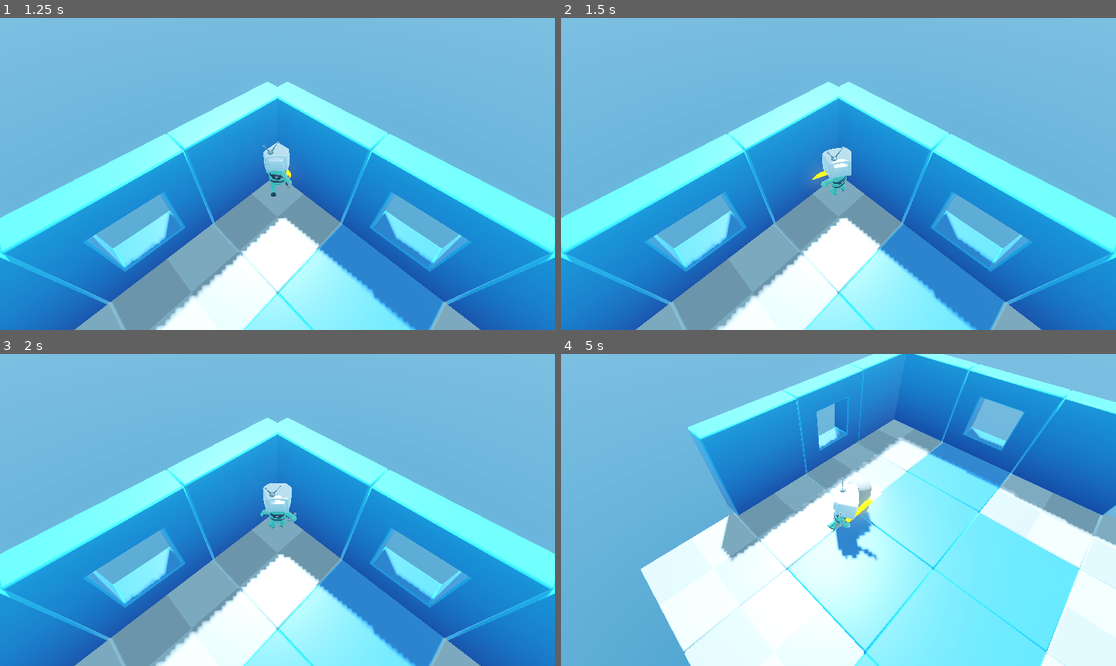
Above: before the commit, frames 1-4 (two rows, left to right).
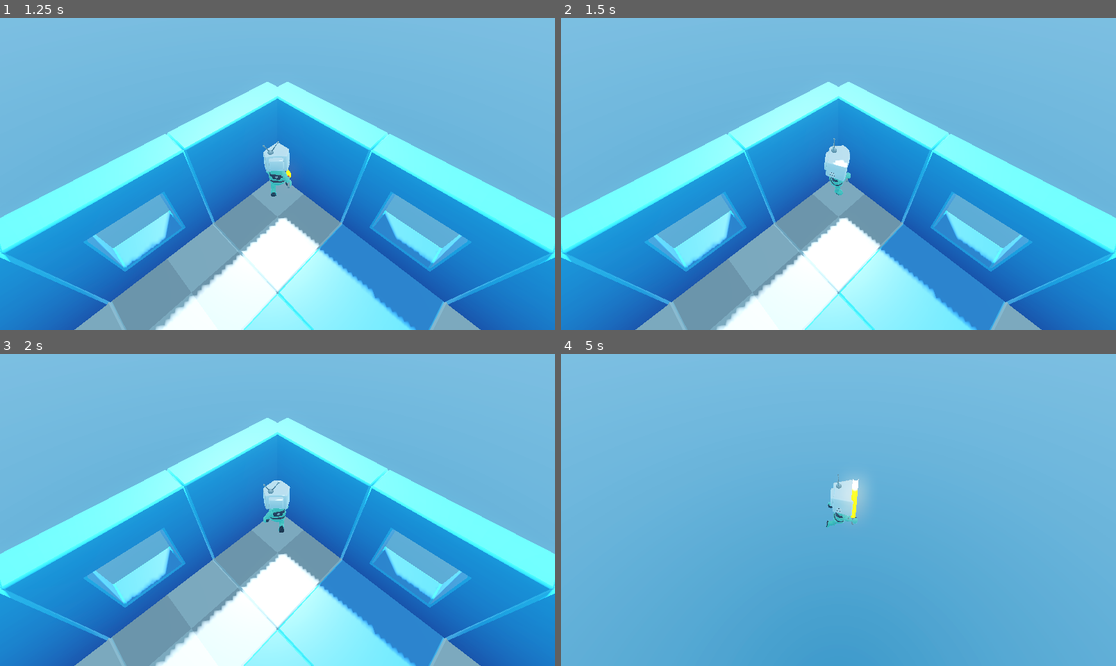
Above: after the commit, the same moments.

Repository: markj-66/godot-roguelite-project
Game: Godot game, scene res://Levels/LevelTemplate.tscn
Same seed, same stepped clock (60 frames per second), same inputs: the game is played once before the commit and once after it.
Inputs (mouse positions are in pixels of both pictures, inside the frame that each line leads up to):
- Up to frame 1 (1.25 s): move the mouse to (249, 236) at 0.52 s; hold W (move_forward) from 0.53 s (still down); hold Space (dash) from 0.53 s (still down)
- Up to frame 2 (1.5 s): keep holding W (move_forward); move the mouse to (1005, 220) at 1.27 s; release Space (dash) at 1.28 s; click (1005, 220) at 1.35 s
- Up to frame 3 (2 s): keep holding W (move_forward); tap Space (dash) at 1.55 s
- Up to frame 4 (5 s): move the mouse to (672, 463) at 2.02 s; release W (move_forward) at 2.03 s; hold Space (dash) 2.03-2.78 s; hold A (move_left) 2.03-3.53 s; move the mouse to (866, 510) at 2.77 s; tap Space (dash) at 2.85, 3.8, 4.35 s; move the mouse to (755, 432) at 3.52 s; press the mouse at (755, 432) at 3.53 s; hold S (move_back) 3.53-4.28 s; move the mouse to (960, 494) at 4.27 s; release the mouse at (960, 494) at 4.28 s; hold D (move_right) from 4.28 s (still down)

Frame 1 is identical in both runs. In frame 2, 0.5% of the frame differs, in the area x 45-53%, y 38-57%; in frame 3, 0.4%; in frame 4, 70%, in the area x 14-100%, y 0-100%.

Commit message:
progress, attack stuff finished

Diff:
--- a/Components/HealthComponent.gd
+++ b/Components/HealthComponent.gd
@@ -14,6 +14,7 @@
 
 func take_damage(damage_in: float) -> void:
 	current_health -= damage_in
+	print(current_health)
 	health_changed.emit(current_health)
 	if hit_audio:
 		hit_audio.play()
--- a/Player/player.gd
+++ b/Player/player.gd
@@ -11,6 +11,7 @@
 
 func get_movement_direction() -> Vector3:
 	var input = Vector3.ZERO
+
 	var input_vector = Input.get_vector("move_left", "move_right", "move_forward", "move_back")
 	input = Vector3(input_vector.x, 0, input_vector.y)
 
@@ -33,3 +34,15 @@
 	target = target.looking_at(player_root.global_position + direction,  Vector3.UP, true)
 	player_root.global_transform = player_root.global_transform.interpolate_with(target,
 	1.0 - exp(-decay + delta))
+
+func get_player_position_2d() -> Vector2:
+	return get_viewport().get_camera_3d().unproject_position(global_position)
+
+func get_mouse_direction() -> Vector2:
+	return get_viewport().get_mouse_position() - get_player_position_2d()
+
+func get_aim_direction() -> Vector3:
+	var direction = get_mouse_direction()
+	var direction_3d = Vector3(direction.x, 0.0, direction.y)
+	var camera_rotation = get_viewport().get_camera_3d().global_rotation.y
+	return direction_3d.rotated(Vector3.UP, camera_rotation)
--- a/Player/player.tscn
+++ b/Player/player.tscn
@@ -190,56 +190,56 @@
 transform = Transform3D(1, 0, 0, 0, 1, 0, 0, 0, 1, 0, -1, 0)
 
 [node name="Skeleton3D" parent="GamedevTV_Mannequin_Medium/Rig_Medium" parent_id_path=PackedInt32Array(2067433722, 1199149056) index="0" unique_id=161966776]
-bones/1/position = Vector3(0, 0.40465808, 0)
-bones/1/rotation = Quaternion(0.04798356, 0.021558972, -0.0010359098, 0.99861497)
-bones/2/rotation = Quaternion(4.8797567e-05, 0.06415864, -0.012419195, 0.99786246)
-bones/3/rotation = Quaternion(0.002504839, 7.428456e-09, 0.00021681299, 0.9999969)
+bones/1/position = Vector3(0, 0.38928849, 0)
+bones/1/rotation = Quaternion(0.047966957, 0.021558989, -0.0010355514, 0.9986157)
+bones/2/rotation = Quaternion(0.005551356, 0.056416314, -0.014811533, 0.998282)
+bones/3/rotation = Quaternion(0.0025048421, 4.3959245e-09, 0.00021681316, 0.9999969)
 bones/3/scale = Vector3(1, 0.9999999, 1)
-bones/4/position = Vector3(0.21200737, 0.12936601, -0.024519619)
-bones/4/rotation = Quaternion(-0.5754951, -0.0117824655, -0.63040704, 0.52082014)
+bones/4/position = Vector3(0.21200734, 0.12985456, -0.022006543)
+bones/4/rotation = Quaternion(-0.56657666, 0.0042771096, -0.63348347, 0.5269453)
 bones/4/scale = Vector3(0.9999993, 0.99999917, 0.99999976)
-bones/5/rotation = Quaternion(1.5214638e-09, -3.8912187e-08, -0.4383992, 0.8987804)
+bones/5/rotation = Quaternion(1.1962772e-08, -5.047996e-08, -0.4688319, 0.88328743)
 bones/5/scale = Vector3(1.0000002, 0.9999999, 1)
 bones/6/rotation = Quaternion(7.598428e-09, -3.8330903e-09, 0.0266581, 0.99964464)
 bones/6/scale = Vector3(1, 1, 1)
-bones/7/rotation = Quaternion(-0.2781777, -0.17080154, -0.037440702, 0.94447994)
+bones/7/rotation = Quaternion(-0.2611547, -0.19531004, -0.03319556, 0.9447488)
 bones/7/scale = Vector3(0.9999999, 1, 1.0000001)
 bones/8/position = Vector3(5.138707e-10, 0.096125096, -0.057500064)
-bones/8/rotation = Quaternion(-0.014666441, -0.04014533, -0.77528274, 0.63016665)
+bones/8/rotation = Quaternion(-0.015374973, -0.036809884, -0.7687316, 0.6383262)
 bones/8/scale = Vector3(1, 1, 1)
-bones/9/position = Vector3(-0.21200737, 0.1388984, 0.024519768)
-bones/9/rotation = Quaternion(-0.6738984, 0.1845624, 0.6250459, 0.34801632)
+bones/9/position = Vector3(-0.21200737, 0.13840999, 0.02200669)
+bones/9/rotation = Quaternion(-0.6735452, 0.15685543, 0.622741, 0.36596033)
 bones/9/scale = Vector3(0.9999993, 0.99999905, 0.99999976)
-bones/10/rotation = Quaternion(2.4051655e-08, 6.725909e-08, 0.4745326, 0.88023794)
+bones/10/rotation = Quaternion(6.509213e-09, 5.009634e-08, 0.5048259, 0.86322117)
 bones/10/scale = Vector3(1.0000002, 0.9999998, 1)
 bones/11/rotation = Quaternion(1.3807978e-10, 3.5662107e-09, -0.026658095, 0.99964464)
-bones/12/rotation = Quaternion(-0.111036316, 0.4167722, -0.008494325, 0.902164)
+bones/12/rotation = Quaternion(-0.11885215, 0.41659266, -0.016406413, 0.90114135)
 bones/12/scale = Vector3(0.99999976, 0.99999994, 1.0000002)
 bones/13/position = Vector3(-7.964459e-09, 0.096125126, -0.057500064)
-bones/13/rotation = Quaternion(-0.03136151, -0.02343445, 0.56995106, 0.8207455)
+bones/13/rotation = Quaternion(-0.029283607, -0.025671866, 0.5994353, 0.7994753)
 bones/13/scale = Vector3(1, 1, 1)
-bones/14/rotation = Quaternion(-0.03656829, -0.08051598, 0.0074286195, 0.9960546)
-bones/15/position = Vector3(0.17094508, 0.113587216, 0.049994063)
-bones/15/rotation = Quaternion(0.95549357, 0.019666148, 0.0412954, 0.29144457)
+bones/14/rotation = Quaternion(-0.0506317, -0.07657446, 0.005834279, 0.99576044)
+bones/15/position = Vector3(0.17094508, 0.11394971, 0.04794269)
+bones/15/rotation = Quaternion(0.950124, 0.018923841, 0.0416408, 0.30850002)
 bones/15/scale = Vector3(0.99999994, 0.99999976, 1.000001)
-bones/16/rotation = Quaternion(0.24296968, 6.646893e-08, -1.6431459e-07, 0.97003394)
+bones/16/rotation = Quaternion(0.31164414, 6.541645e-08, -2.1198181e-07, 0.9501989)
 bones/16/scale = Vector3(1.0000002, 1.0000002, 1.0000001)
-bones/17/rotation = Quaternion(-0.5679052, -0.058962774, 0.015879354, 0.82082576)
+bones/17/rotation = Quaternion(-0.591305, -0.05939557, 0.01417501, 0.8041329)
 bones/17/scale = Vector3(1.0000002, 1.0000007, 0.99999905)
-bones/18/rotation = Quaternion(7.660204e-06, 0.9202161, -0.3914106, -1.6848752e-06)
+bones/18/rotation = Quaternion(7.673339e-06, 0.9201611, -0.39154017, -1.6847354e-06)
 bones/18/scale = Vector3(1, 0.999997, 1.0000032)
-bones/19/position = Vector3(-0.17094508, 0.11357071, -0.049997758)
-bones/19/rotation = Quaternion(0.9983388, -0.013228931, 0.01705489, -0.053422026)
+bones/19/position = Vector3(-0.17094508, 0.113587335, -0.047955263)
+bones/19/rotation = Quaternion(0.99934006, -0.013638215, 0.016729377, -0.029218847)
 bones/19/scale = Vector3(0.99999994, 0.99999976, 1.000001)
-bones/20/rotation = Quaternion(0.3862998, -6.215987e-08, 2.6922237e-07, 0.92237324)
+bones/20/rotation = Quaternion(0.46529317, -5.951321e-08, 3.2394408e-07, 0.88515663)
 bones/20/scale = Vector3(1, 1.0000001, 1)
-bones/21/rotation = Quaternion(-0.4160456, 0.056691945, -0.010335047, 0.907516)
+bones/21/rotation = Quaternion(-0.465318, 0.057174467, -0.007202156, 0.8832658)
 bones/21/scale = Vector3(0.9999999, 1.0000007, 0.999999)
-bones/22/rotation = Quaternion(-4.4666558e-05, 0.9203966, -0.39098632, 1.0165379e-05)
+bones/22/rotation = Quaternion(-4.467188e-05, 0.9203084, -0.3911937, 1.0179041e-05)
 bones/22/scale = Vector3(1.0000001, 0.99999726, 1.0000031)
 
 [node name="WeaponSlot" parent="GamedevTV_Mannequin_Medium/Rig_Medium/Skeleton3D" index="6" unique_id=643558321 node_paths=PackedStringArray("shapecast")]
-transform = Transform3D(0.16492718, -0.22874424, -0.9594136, -0.69434047, -0.71778065, 0.05177462, -0.70049185, 0.65762067, -0.2772084, -0.5004663, 0.7489021, 0.31435844)
+transform = Transform3D(0.17539313, -0.20978992, -0.96188605, -0.6623956, -0.74795526, 0.042348713, -0.7283323, 0.6297214, -0.27015045, -0.49503863, 0.7325114, 0.29137826)
 shapecast = NodePath("ShapeCast3D")
 
 [node name="LaserSword" type="MeshInstance3D" parent="GamedevTV_Mannequin_Medium/Rig_Medium/Skeleton3D/WeaponSlot" index="0" unique_id=6904095]
@@ -262,7 +262,7 @@
 script = ExtResource("3_p5o4e")
 
 [node name="LeftFootBone" parent="GamedevTV_Mannequin_Medium/Rig_Medium/Skeleton3D" index="7" unique_id=472779417]
-transform = Transform3D(0.9980757, 0.032000393, -0.053118523, -0.03865933, -0.3486769, -0.9364448, -0.048487976, 0.9366977, -0.34676924, 0.18932445, 0.16409822, 0.16191262)
+transform = Transform3D(0.9978722, 0.041631103, -0.050187405, -0.029743455, -0.39433104, -0.9184866, -0.058028262, 0.9180262, -0.3922541, 0.18924296, 0.15407276, 0.15100698)
 
 [node name="AudioStreamPlayer3D" type="AudioStreamPlayer3D" parent="GamedevTV_Mannequin_Medium/Rig_Medium/Skeleton3D/LeftFootBone" index="0" unique_id=709110071]
 stream = SubResource("AudioStreamRandomizer_j3pel")
@@ -271,7 +271,7 @@
 bus = &"SFX"
 
 [node name="RightFootBone" parent="GamedevTV_Mannequin_Medium/Rig_Medium/Skeleton3D" index="8" unique_id=762222917]
-transform = Transform3D(0.9928588, -0.0611566, 0.10242503, -0.074276924, -0.9887786, 0.12961903, 0.0933488, -0.13630122, -0.9862596, -0.18423684, 0.21892971, -0.20238748)
+transform = Transform3D(0.9923663, -0.073351786, 0.09913797, -0.08734494, -0.98555267, 0.14511296, 0.08706157, -0.15266466, -0.984436, -0.1836751, 0.21785092, -0.19876188)
 
 [node name="AudioStreamPlayer3D" type="AudioStreamPlayer3D" parent="GamedevTV_Mannequin_Medium/Rig_Medium/Skeleton3D/RightFootBone" index="0" unique_id=1657190257]
 stream = SubResource("AudioStreamRandomizer_j3pel")
@@ -325,17 +325,32 @@
 
 [node name="PlayerAttack" type="Node" parent="StateMachine" unique_id=576420059 node_paths=PackedStringArray("attack_component", "run_state", "next_attack", "player", "dash_state")]
 script = ExtResource("13_dkpta")
+dash_cancel = true
 attack_component = NodePath("../../GamedevTV_Mannequin_Medium/Rig_Medium/Skeleton3D/WeaponSlot/ShapeCast3D/AttackComponent")
 run_state = NodePath("../PlayerRun")
 next_attack = NodePath("../PlayerAttack2")
+damage = 10.0
 player = NodePath("../..")
 dash_state = NodePath("../PlayerDash")
 
-[node name="PlayerAttack2" type="Node" parent="StateMachine" unique_id=1375867931 node_paths=PackedStringArray("attack_component", "run_state", "player", "dash_state")]
+[node name="PlayerAttack2" type="Node" parent="StateMachine" unique_id=1375867931 node_paths=PackedStringArray("attack_component", "run_state", "next_attack", "player", "dash_state")]
 script = ExtResource("13_dkpta")
+movement_speed = 1.0
+dash_cancel = true
 attack_component = NodePath("../../GamedevTV_Mannequin_Medium/Rig_Medium/Skeleton3D/WeaponSlot/ShapeCast3D/AttackComponent")
 run_state = NodePath("../PlayerRun")
+next_attack = NodePath("../PlayerAttack3")
 attack_animation_name = "StabAttack"
+player = NodePath("../..")
+dash_state = NodePath("../PlayerDash")
+
+[node name="PlayerAttack3" type="Node" parent="StateMachine" unique_id=457032290 node_paths=PackedStringArray("attack_component", "run_state", "player", "dash_state")]
+script = ExtResource("13_dkpta")
+movement_speed = 3.0
+attack_component = NodePath("../../GamedevTV_Mannequin_Medium/Rig_Medium/Skeleton3D/WeaponSlot/ShapeCast3D/AttackComponent")
+run_state = NodePath("../PlayerRun")
+attack_animation_name = "SpinAttack"
+damage = 14.0
 player = NodePath("../..")
 dash_state = NodePath("../PlayerDash")
 
--- a/StateMachine/PlayerStates/PlayerAttack.gd
+++ b/StateMachine/PlayerStates/PlayerAttack.gd
@@ -1,12 +1,16 @@
 extends PlayerState
 
+@export var movement_speed := 0.0
+@export var dash_cancel := false
 @export var attack_component: AttackComponent
 @export var run_state: PlayerState
 @export var next_attack: PlayerState
 @export var queued_attack_time := 0.5
 @export var attack_animation_name := "SlashAttack"
+@export var damage: float = 8.0
 
 var queued_attack := false
+var aim_direction := Vector3.ZERO
 
 func enter(_previous_state_path: String, _data := {}) -> void:
 	queued_attack = false
@@ -15,17 +19,24 @@
 	player.mannequin_animation_tree.animation_finished.connect(finish_attack, CONNECT_ONE_SHOT)
 	var timer = get_tree().create_timer(queued_attack_time)
 	timer.timeout.connect(attempt_queue_attack)
+	aim_direction = player.get_aim_direction()
 
 func handle_input(_event: InputEvent) -> void:
 	if _event.is_action_pressed("click"):
 		queued_attack = true
+	if dash_cancel == true:
+		check_dash(_event)
 
 func exit() -> void:
 	if player.mannequin_animation_tree.animation_finished.is_connected(finish_attack):
-		player.mannequin_animation_tree.animation_player_changed.disconnect(finish_attack)
+		player.mannequin_animation_tree.animation_finished.disconnect(finish_attack)
 
 func physics_update(_delta: float) -> void:
-	attack_component.deal_damage(5.0, Vector3.ZERO)
+	#core_movement(_delta, movement_speed)
+	player.velocity = player.get_movement_direction() * movement_speed
+	attack_component.deal_damage(damage, Vector3.ZERO)
+	player.look_toward_direction(aim_direction, 1.0)
+	player.move_and_slide()
 
 func finish_attack(_animation_name: String) -> void:
 	finished.emit(run_state.name)
